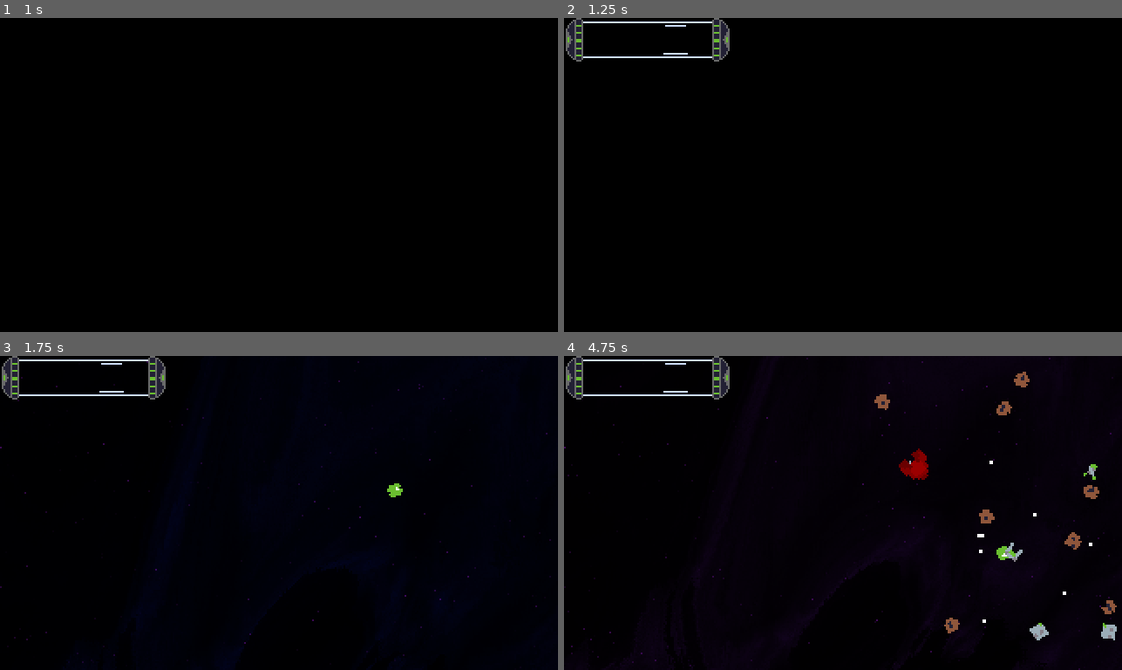
Above: before the commit, frames 1-4 (two rows, left to right).
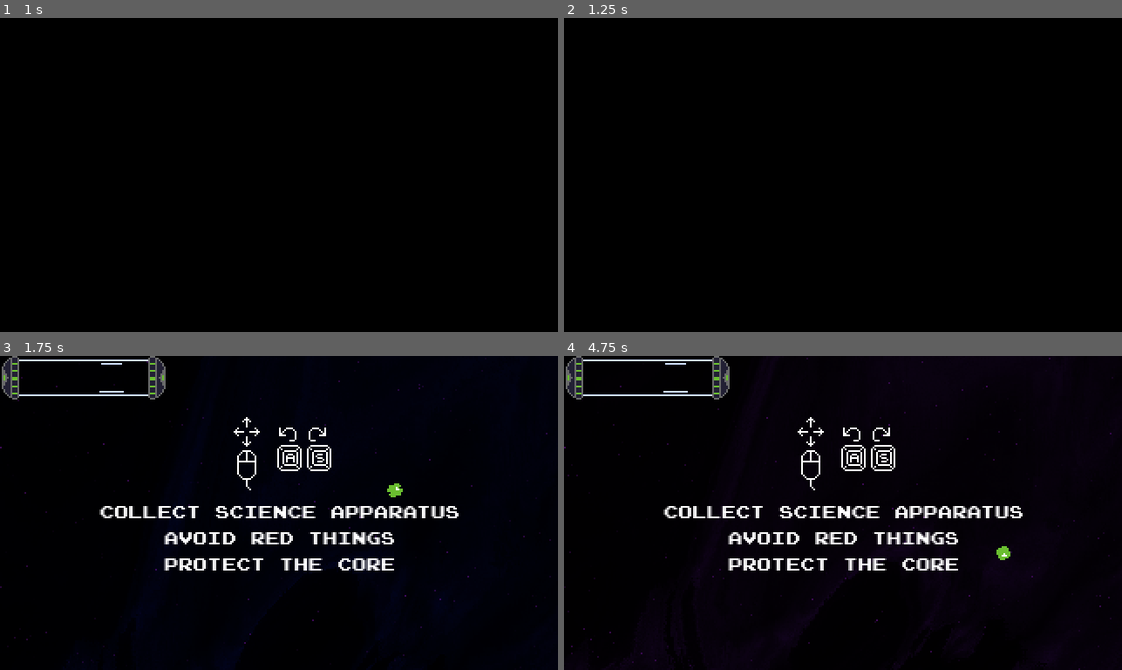
Above: after the commit, the same moments.

Repository: vitorascorrea/gmtk-jam-2024
Game: Godot game, scene res://screens/start_screen.tscn
Same seed, same stepped clock (60 frames per second), same inputs: the game is played once before the commit and once after it. The engine's default icon, where the game draws it, is replaced by a stand-in: a white triangle on a blue panel in a dark square. Sound files missing from this copy of the repository are replaced by a short silence.
Inputs (mouse positions are in pixels of both pictures, inside the frame that each line leads up to):
- Up to frame 1 (1 s): click "Start" at 0.5 s
- Up to frame 2 (1.25 s): no input
- Up to frame 3 (1.75 s): move the mouse to (401, 497) at 1.27 s; hold S (rotate_right) from 1.28 s (still down)
- Up to frame 4 (4.75 s): move the mouse to (731, 528) at 2.02 s; release S (rotate_right) at 2.03 s; hold A (rotate_left) 2.03-2.78 s; move the mouse to (898, 443) at 2.77 s; hold S (rotate_right) 2.78-4.28 s; move the mouse to (815, 575) at 3.52 s; move the mouse to (1010, 560) at 4.27 s; hold A (rotate_left) from 4.28 s (still down)

Frame 1 is identical in both runs. In frame 2, 1.0% of the frame differs, in the area x 0-30%, y 0-14%; in frame 3, 3.8%; in frame 4, 5.2%, in the area x 17-100%, y 5-91%.

Commit message:
Let's deliver this shit

Diff:
--- a/entities/scale_five_colliders/scale_five_collider.gd
+++ b/entities/scale_five_colliders/scale_five_collider.gd
@@ -4,4 +4,4 @@
 func setup():
 	min_size = 1000
 	screen_notifier = $VisibleOnScreenNotifier2D
-	hit_points = 128
+	hit_points = 48
--- a/entities/scale_four_colliders/scale_four_collider.gd
+++ b/entities/scale_four_colliders/scale_four_collider.gd
@@ -5,7 +5,7 @@
 	min_size = GlobalVariables.CHILD_COUNT_SCALES[4]
 	screen_notifier = $VisibleOnScreenNotifier2D
 	damage = 4
-	hit_points = 16
+	hit_points = 24
 
 func set_as_part():
 	super()
--- a/entities/scale_three_colliders/scale_three_collider.gd
+++ b/entities/scale_three_colliders/scale_three_collider.gd
@@ -5,7 +5,7 @@
 	min_size = GlobalVariables.CHILD_COUNT_SCALES[3]
 	screen_notifier = $VisibleOnScreenNotifier2D
 	damage = 3
-	hit_points = 8
+	hit_points = 12
 
 func set_as_part():
 	super()
--- a/entities/scale_two_colliders/scale_two_collider.gd
+++ b/entities/scale_two_colliders/scale_two_collider.gd
@@ -5,7 +5,7 @@
 	min_size = GlobalVariables.CHILD_COUNT_SCALES[2]
 	screen_notifier = $VisibleOnScreenNotifier2D
 	damage = 2
-	hit_points = 4
+	hit_points = 6
 
 
 func set_as_part():
--- a/globals/global_variables.gd
+++ b/globals/global_variables.gd
@@ -13,8 +13,7 @@
 	1: 1,
 	2: 50,
 	3: 150,
-	4: 250,
-	5: 9999
+	4: 250
 }
 
 const SCENES_PER_SCALES = {
--- a/globals/scene_transition_ui.gd
+++ b/globals/scene_transition_ui.gd
@@ -1,4 +1,4 @@
-class_name SceneTransitionUI extends Control
+class_name SceneTransitionUI extends CanvasLayer
 
 
 func fade_out() -> Signal:
--- a/globals/scene_transition_ui.tscn
+++ b/globals/scene_transition_ui.tscn
@@ -56,20 +56,13 @@
 "fade_out": SubResource("Animation_tm322")
 }
 
-[node name="SceneTransitionUI" type="Control"]
+[node name="SceneTransitionUI" type="CanvasLayer"]
 process_mode = 3
-z_index = 2
-layout_mode = 3
-anchors_preset = 15
-anchor_right = 1.0
-anchor_bottom = 1.0
-grow_horizontal = 2
-grow_vertical = 2
+layer = 3
 script = ExtResource("1_j5egu")
 
 [node name="ColorRect" type="ColorRect" parent="."]
 z_index = 1
-layout_mode = 1
 anchors_preset = 15
 anchor_right = 1.0
 anchor_bottom = 1.0
--- a/screens/main.gd
+++ b/screens/main.gd
@@ -7,10 +7,25 @@
 var last_child_count: int = 1
 var current_scale: int = 1
 const base_screen_dimensions: Vector2 = Vector2(320, 180)
+const camera_zooms_per_scale = [2, 1, 0.5, 0.3, 0.25]
 
 
 # Called when the node enters the scene tree for the first time.
 func _ready() -> void:
+	GlobalVariables.reset()
+
+	$CanvasLayer/Tutorial.visible = true
+	$CanvasLayer/ScienceGauge.visible = true
+
+	await get_tree().create_timer(4).timeout
+
+	$CanvasLayer/Tutorial.visible = false
+
+	start_game()
+
+
+func start_game():
+	$CanvasLayer/ScienceGauge.visible = true
 	child_counter_timer.wait_time = 0.2
 	child_counter_timer.autostart = true
 	child_counter_timer.connect("timeout", _on_child_counted)
@@ -23,13 +38,15 @@
 
 	$Collector.connect("initial_destroyed", _on_collector_initial_destroyed)
 
-	GlobalVariables.reset()
-
 
 func _on_pixel_spawn_timer_timeout():
 	for i in range(2 * current_scale):
-		var damaging_ration = 0.1 / float(current_scale)
-		var collider = collider_factory.create_collider(damaging_ration)
+		var damaging_ratio = 0.1 / float(current_scale)
+
+		if current_scale == GlobalVariables.MAX_SCALE:
+			damaging_ratio = 0.075 / float(GlobalVariables.MAX_SCALE + 1)
+
+		var collider = collider_factory.create_collider(damaging_ratio)
 		var x_zoom_ratio = 1.0 / float($Camera2D.zoom.x)
 		var y_zoom_ratio = 1.0 / float($Camera2D.zoom.y)
 		var x_position = base_screen_dimensions.x * x_zoom_ratio
@@ -60,8 +77,9 @@
 	last_child_count = GlobalVariables.current_child_count
 
 	if GlobalVariables.current_child_count >= GlobalVariables.CHILD_COUNT_GOAL:
-		$CanvasLayer/PauseMenu.set_label_message("You win!")
-		$CanvasLayer/PauseMenu.trigger()
+		var collector = $Collector
+		collector.reparent(get_tree().root)
+		SceneTransition.transition_to("res://screens/victory.tscn")
 		return
 
 	if different:
@@ -93,16 +111,11 @@
 
 
 func change_scale(new_scale: int):
-	var increasing = new_scale > current_scale
-
 	current_scale = new_scale
 	collider_factory.current_scale = current_scale
 	GlobalVariables.change_scale(current_scale)
 
-	var camera_zoom = float($Camera2D.zoom.x) / 2.0
-
-	if not increasing:
-		camera_zoom = float($Camera2D.zoom.x) * 2.0
+	var camera_zoom = camera_zooms_per_scale[current_scale - 1]
 
 	var tween = get_tree().create_tween()
 	tween.tween_property($Camera2D, "zoom", Vector2(camera_zoom, camera_zoom), 2)
--- a/screens/main.tscn
+++ b/screens/main.tscn
@@ -11,6 +11,7 @@
 [ext_resource type="Shader" path="res://helpers/nebula.gdshader" id="7_xnwr5"]
 [ext_resource type="Script" path="res://helpers/audio_with_globals.gd" id="8_tr652"]
 [ext_resource type="Texture2D" uid="uid://g6hoatrrdpg6" path="res://icon.svg" id="8_wvnss"]
+[ext_resource type="Texture2D" uid="uid://byefkv45cxfsd" path="res://assets/tutorial.png" id="8_xqmax"]
 
 [sub_resource type="ShaderMaterial" id="ShaderMaterial_d1kxw"]
 shader = ExtResource("7_xnwr5")
@@ -35,7 +36,7 @@
 
 [node name="Nebula" type="Sprite2D" parent="."]
 material = SubResource("ShaderMaterial_d1kxw")
-position = Vector2(235, 139)
+position = Vector2(294, 190)
 scale = Vector2(10.4102, 10.6016)
 texture = ExtResource("8_wvnss")
 
@@ -52,7 +53,45 @@
 metadata/_edit_lock_ = true
 
 [node name="ScienceGauge" parent="CanvasLayer" instance=ExtResource("7_jf3x3")]
+visible = false
 position = Vector2(48, 13)
+
+[node name="Tutorial" type="Control" parent="CanvasLayer"]
+layout_mode = 3
+anchors_preset = 8
+anchor_left = 0.5
+anchor_top = 0.5
+anchor_right = 0.5
+anchor_bottom = 0.5
+offset_left = -20.0
+offset_top = -20.0
+offset_right = 20.0
+offset_bottom = 20.0
+grow_horizontal = 2
+grow_vertical = 2
+
+[node name="Label" type="Label" parent="CanvasLayer/Tutorial"]
+layout_mode = 1
+anchors_preset = 7
+anchor_left = 0.5
+anchor_top = 1.0
+anchor_right = 0.5
+anchor_bottom = 1.0
+offset_left = -103.5
+offset_top = -27.0
+offset_right = 103.5
+offset_bottom = 15.0
+grow_horizontal = 2
+grow_vertical = 0
+theme_override_font_sizes/font_size = 10
+text = "Collect science apparatus
+Avoid red things
+Protect the core"
+horizontal_alignment = 1
+
+[node name="Sprite2D" type="Sprite2D" parent="CanvasLayer/Tutorial"]
+position = Vector2(21, -16)
+texture = ExtResource("8_xqmax")
 
 [node name="ConnectAudioPlayer" type="AudioStreamPlayer2D" parent="."]
 stream = ExtResource("5_2sas3")
--- /dev/null
+++ b/screens/victory.gd
@@ -0,0 +1,18 @@
+extends Control
+
+
+# Called when the node enters the scene tree for the first time.
+func _ready() -> void:
+	for child in get_tree().root.get_children():
+		if child is Collector:
+			child.reparent(self)
+			break
+
+
+# Called every frame. 'delta' is the elapsed time since the previous frame.
+func _process(delta: float) -> void:
+	pass
+
+
+func _on_button_pressed() -> void:
+	SceneTransition.transition_to("res://screens/start_screen.tscn")
--- /dev/null
+++ b/screens/victory.tscn
@@ -0,0 +1,71 @@
+[gd_scene load_steps=6 format=3 uid="uid://cq8cgrruqjvl7"]
+
+[ext_resource type="Shader" path="res://helpers/nebula.gdshader" id="1_krfwv"]
+[ext_resource type="Script" path="res://screens/victory.gd" id="1_sdl3y"]
+[ext_resource type="Texture2D" uid="uid://dk2x4r1k840gj" path="res://assets/noise_texture.jpg" id="2_yj0v5"]
+[ext_resource type="Texture2D" uid="uid://g6hoatrrdpg6" path="res://icon.svg" id="3_2qatn"]
+
+[sub_resource type="ShaderMaterial" id="ShaderMaterial_fqjhk"]
+shader = ExtResource("1_krfwv")
+shader_parameter/stars_on = true
+shader_parameter/timeScaleFactor = 0.01
+shader_parameter/colour_muiltiplier = Color(0.493226, 0.171611, 0.434305, 1)
+shader_parameter/colour_muiltiplier2 = Color(0.525329, 0.250638, 0.813558, 1)
+shader_parameter/brightness = 2.3
+shader_parameter/clouds_resolution = 0.81
+shader_parameter/clouds_intesity = 0.0
+shader_parameter/waveyness = 3.42
+shader_parameter/fragmentation = 7.0
+shader_parameter/distortion = 0.5
+shader_parameter/clouds_alpha = 0.6
+shader_parameter/movement = 1.0
+shader_parameter/blur = 1.4
+shader_parameter/blur2 = 0.00989
+shader_parameter/noise_texture = ExtResource("2_yj0v5")
+
+[node name="Victory" type="Control"]
+layout_mode = 3
+anchors_preset = 15
+anchor_right = 1.0
+anchor_bottom = 1.0
+grow_horizontal = 2
+grow_vertical = 2
+script = ExtResource("1_sdl3y")
+
+[node name="Nebula" type="Sprite2D" parent="."]
+material = SubResource("ShaderMaterial_fqjhk")
+position = Vector2(294, 190)
+scale = Vector2(10.4102, 10.6016)
+texture = ExtResource("3_2qatn")
+
+[node name="Label" type="Label" parent="."]
+z_index = 2
+layout_mode = 1
+anchors_preset = 5
+anchor_left = 0.5
+anchor_right = 0.5
+offset_left = -111.5
+offset_right = 111.5
+offset_bottom = 43.0
+grow_horizontal = 2
+text = "You rebuilt
+the space station"
+horizontal_alignment = 1
+
+[node name="Button" type="Button" parent="."]
+z_index = 2
+layout_mode = 1
+anchors_preset = 7
+anchor_left = 0.5
+anchor_top = 1.0
+anchor_right = 0.5
+anchor_bottom = 1.0
+offset_left = -83.0
+offset_top = -48.0
+offset_right = 84.0
+offset_bottom = -20.0
+grow_horizontal = 2
+grow_vertical = 0
+text = "Back to menu"
+
+[connection signal="pressed" from="Button" to="." method="_on_button_pressed"]
Binary file added: aseprite/tutorial.aseprite
Binary file added: assets/tutorial.png
Not shown, added: assets/tutorial.png.import
Not shown: 1 places in screens/main.tscn that only renumber resources
